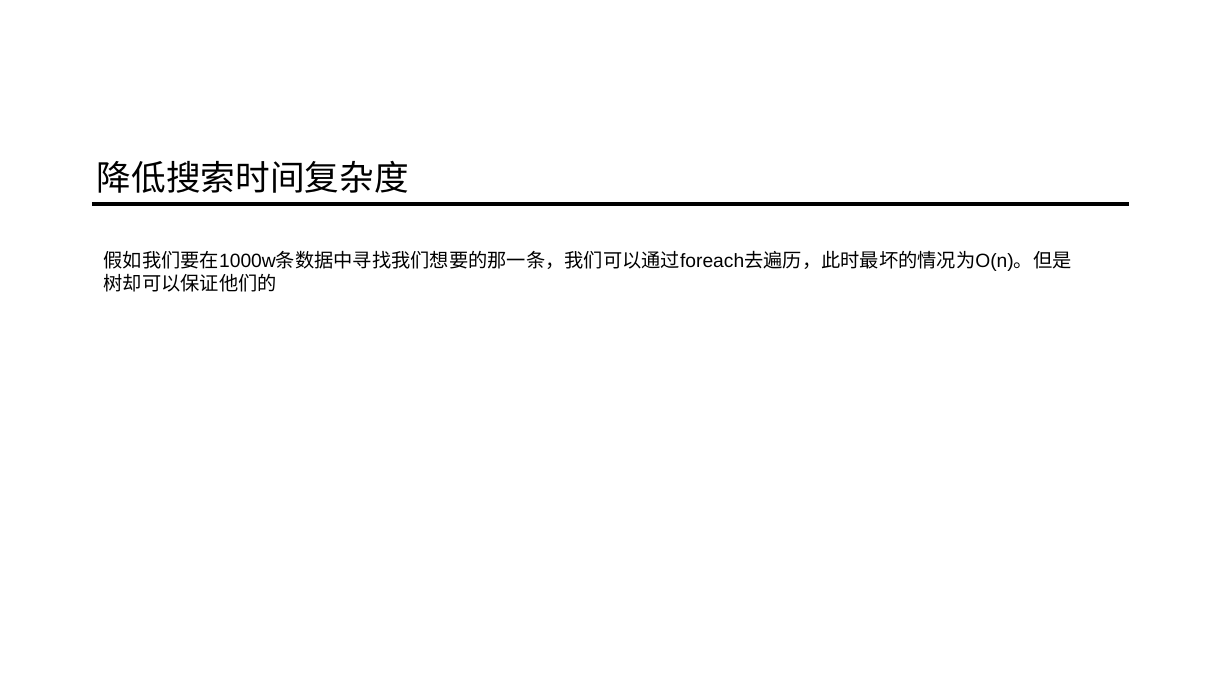
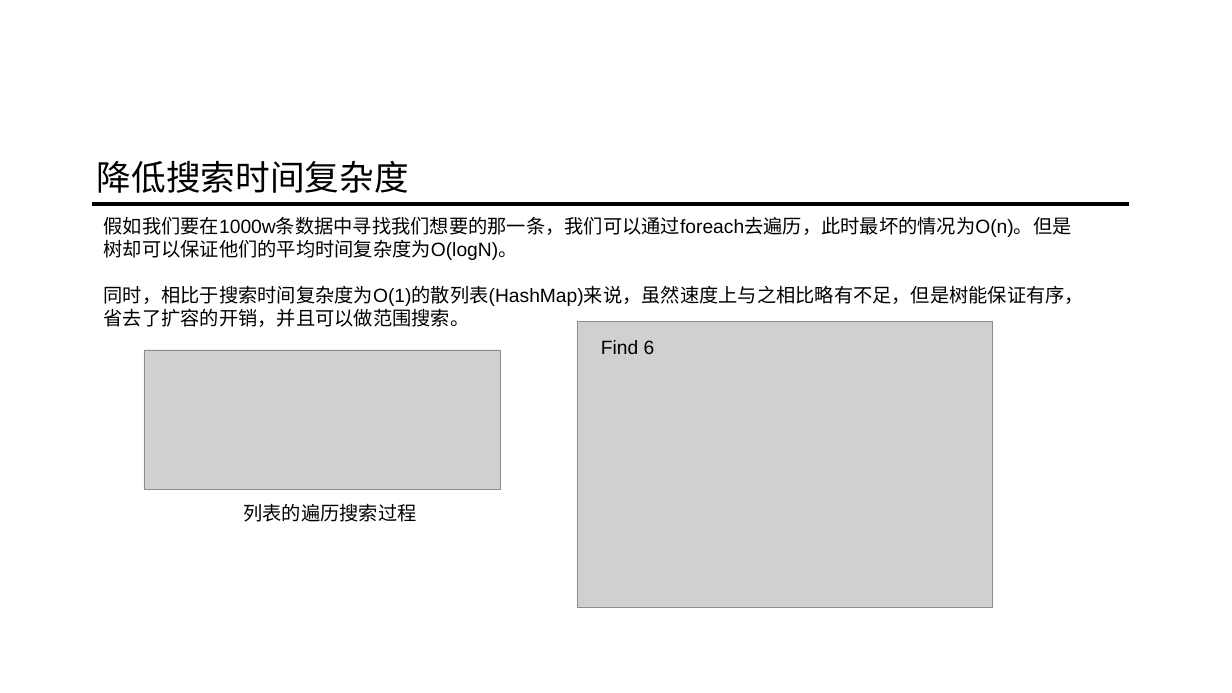
Before and after one commit to ainilili/data-structure-trees-demo, a slide deck: slide 15 of 数据结构之树.pptx. Drawn at 1232x693 pixels with LibreOffice and Linux fonts; fonts in the diff are those of the drawing; grey boxes stand for pictures; background and template pictures are left out. Boxes give left, top, right and bottom in pixels: in the first picture for what was removed or moved away, otherwise in the second. Text is boxed around its words. In the diff, an @@ line names an element or a change of style, - is before the commit and + after.

Commit message:
ppt update

```diff
--- a/数据结构之树.pptx
+++ b/数据结构之树.pptx
@@ text at [104, 216, 1085, 327]: text changed @@
-假如我们要在1000w条数据中寻找我们想要的那一条，我们可以通过foreach去遍历，此时最坏的情况为O(n)。但是树却可以保证他们的
+假如我们要在1000w条数据中寻找我们想要的那一条，我们可以通过foreach去遍历，此时最坏的情况为O(n)。但是树却可以保证他们的平均时间复杂度为O(logN)。
+同时，相比于搜索时间复杂度为O(1)的散列表(HashMap)来说，虽然速度上与之相比略有不足，但是树能保证有序，省去了扩容的开销，并且可以做范围搜索。
@@ picture added at [577, 321, 992, 607] @@
@@ picture added at [144, 350, 500, 489] @@
@@ text added at [601, 340, 655, 354], 30 pt, text #000000 @@
+Find 6
@@ text added at [243, 503, 416, 522], 30 pt, text #000000 @@
+列表的遍历搜索过程
```
Also in this commit, not shown: 1 other slide changed, 11 slides added.
